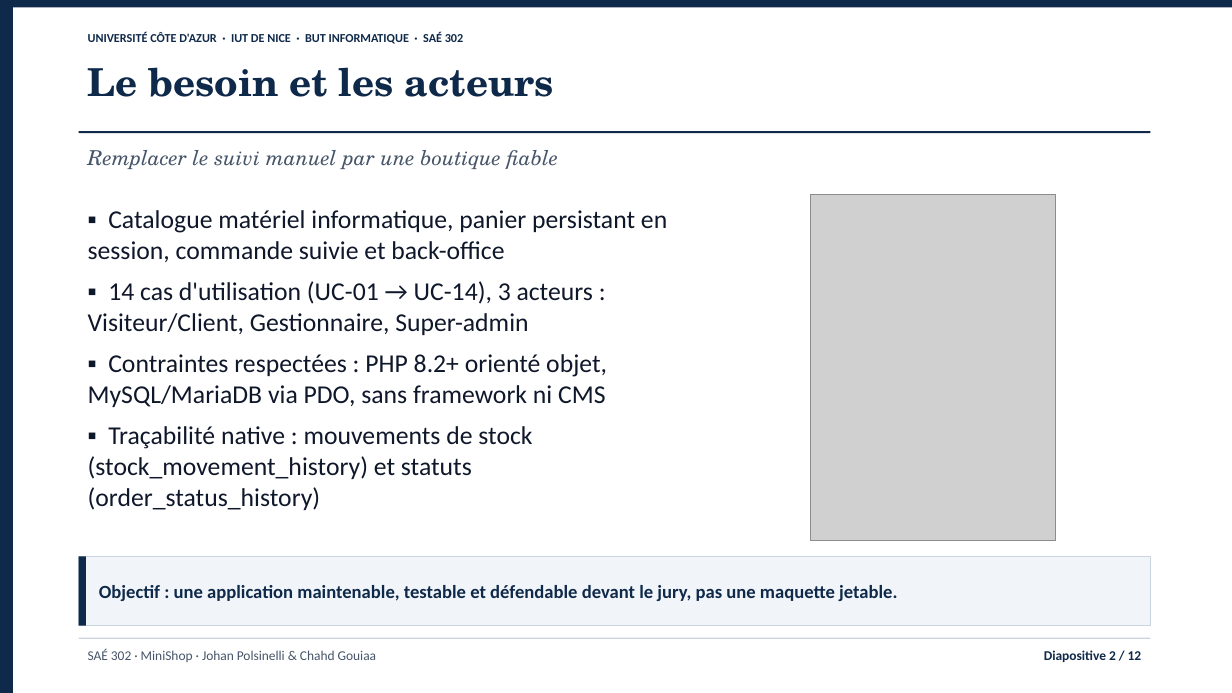
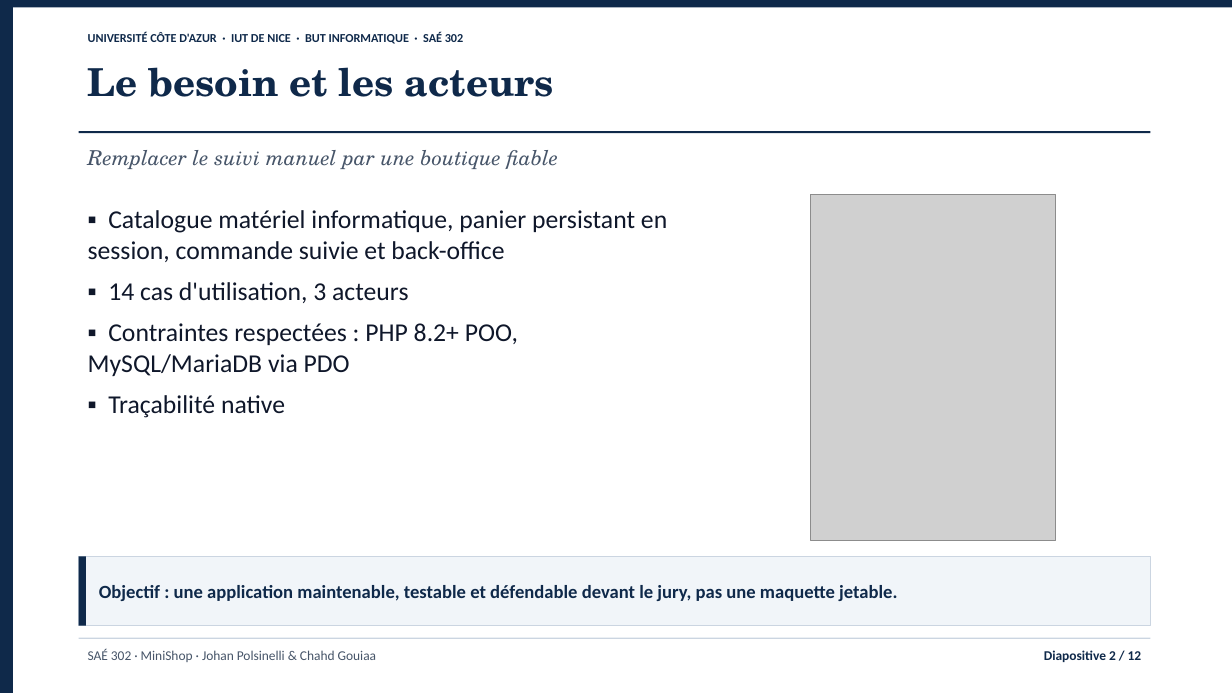
Before and after one commit to jojo8356/SAE-302, a slide deck: slide 2 of livrables/minishop-soutenance.pptx. Drawn at 1232x693 pixels with LibreOffice and Linux fonts; fonts in the diff are those of the drawing; grey boxes stand for pictures. Boxes give left, top, right and bottom in pixels: in the first picture for what was removed or moved away, otherwise in the second. Text is boxed around its words. In the diff, an @@ line names an element or a change of style, - is before the commit and + after.

```diff
--- a/livrables/minishop-soutenance.pptx
+++ b/livrables/minishop-soutenance.pptx
@@ text at (x1=88, y1=282, x2=518, y2=418): text changed @@
-▪ 14 cas d'utilisation (UC-01 → UC-14), 3 acteurs : Visiteur/Client, Gestionnaire, Super-admin
-▪ Contraintes respectées : PHP 8.2+ orienté objet, MySQL/MariaDB via PDO, sans framework ni CMS
-▪ Traçabilité native : mouvements de stock (stock_movement_history) et statuts (order_status_history)
+▪ 14 cas d'utilisation, 3 acteurs
+▪ Contraintes respectées : PHP 8.2+ POO, MySQL/MariaDB via PDO
+▪ Traçabilité native
```
Also in this commit, not shown: 4 other files.
